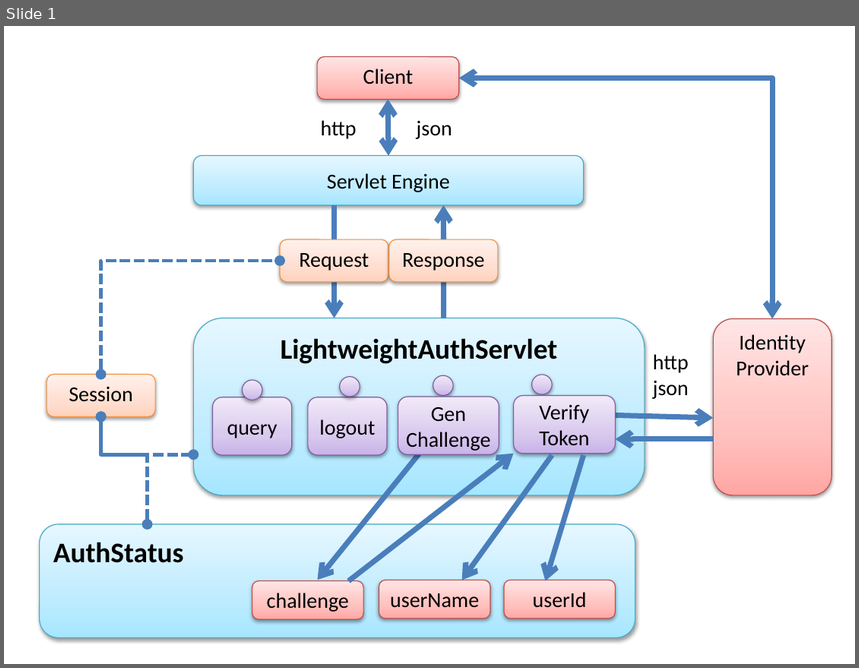
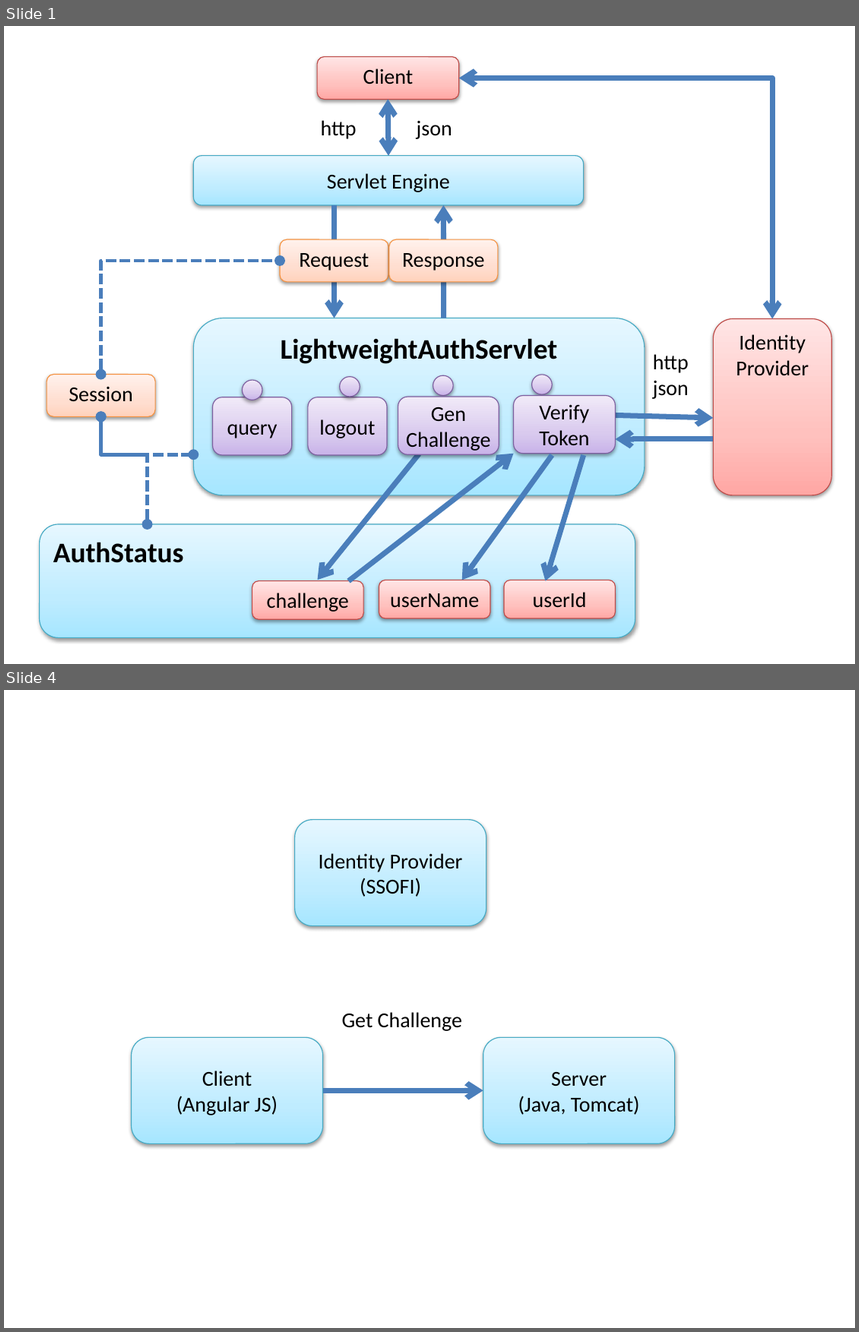
Before and after one commit to agilepro/ssofi-prolite, a slide deck: spec/ClassDiagram.pptx. Shown one above the other, each under a label of ours: slide 1 before the commit, slides 1 and 4 after it; the slides between them are not shown. The pictures are 859x668 and 859x1332 pixels, drawn with LibreOffice and Linux fonts; fonts in the diff are those of the drawing. Boxes give left, top, right and bottom in pixels: in the first picture for what was removed or moved away, otherwise in the second. Text is boxed around its words. In the diff, an @@ line names an element or a change of style, - is before the commit and + after.

```diff
--- a/spec/ClassDiagram.pptx
+++ b/spec/ClassDiagram.pptx
@@ slide 4 added at bbox=[4, 690, 855, 1328], background #FFFFFF @@
@@ rounded rectangle added at bbox=[295, 819, 487, 926], fill gradient #A7E6FF to #C1EDFF to #E7F8FF, outline #46AAC5 0.75 pt, 18 pt, text #000000 @@
+Identity Provider
+(SSOFI)
@@ text added at bbox=[342, 1012, 462, 1031], 18 pt, text #000000 @@
+Get Challenge
@@ rounded rectangle added at bbox=[132, 1037, 323, 1144], fill gradient #A7E6FF to #C1EDFF to #E7F8FF, outline #46AAC5 0.75 pt, 18 pt, text #000000 @@
+Client
+(Angular JS)
@@ rounded rectangle added at bbox=[484, 1037, 675, 1144], fill gradient #A7E6FF to #C1EDFF to #E7F8FF, outline #46AAC5 0.75 pt, 18 pt, text #000000 @@
+Server
+(Java, Tomcat)
@@ arrow added from (323, 1091) to (484, 1091), #4B7EBC 4.5 pt @@
```
Also in this commit, not shown: 5 other slides added, 5 other files.
